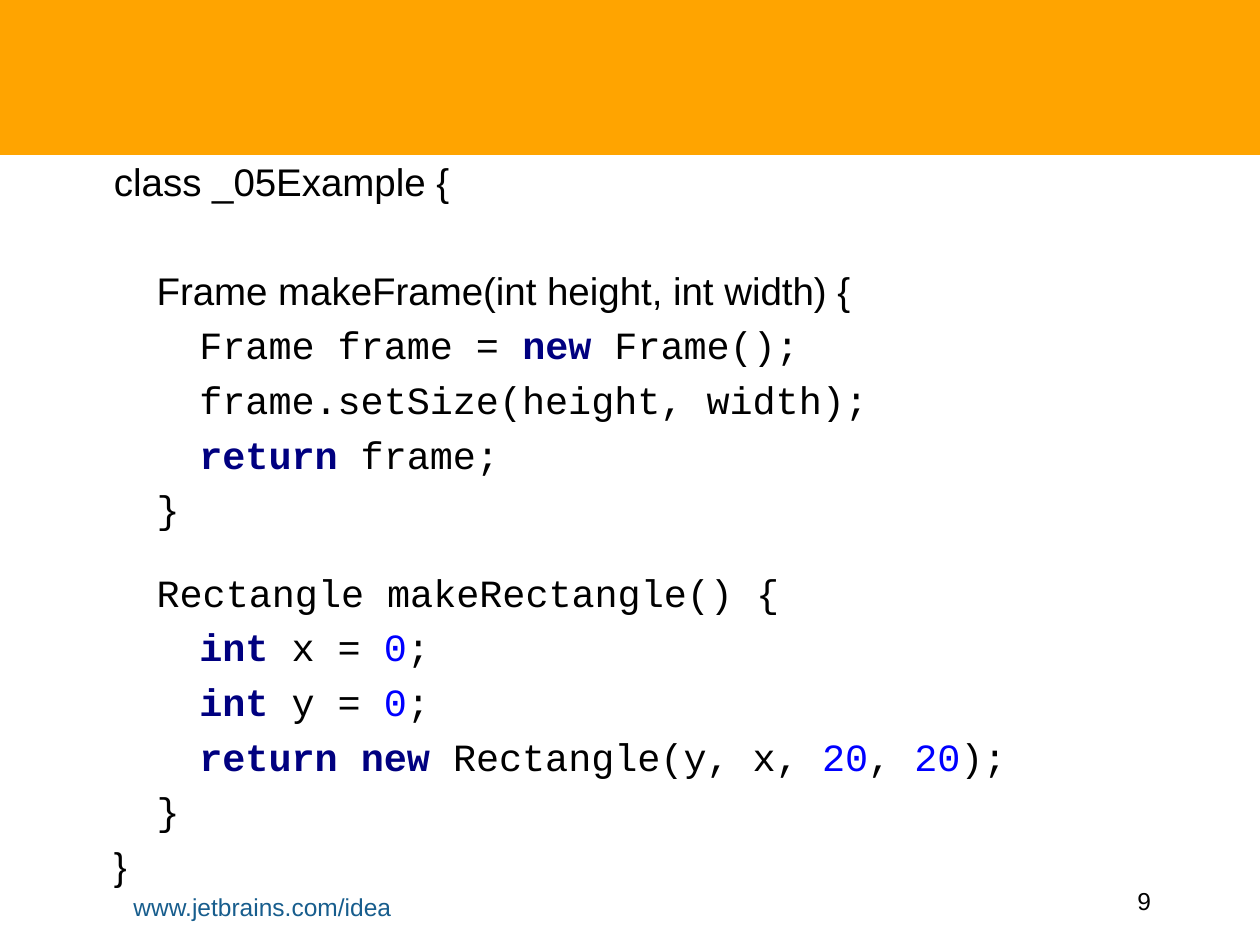
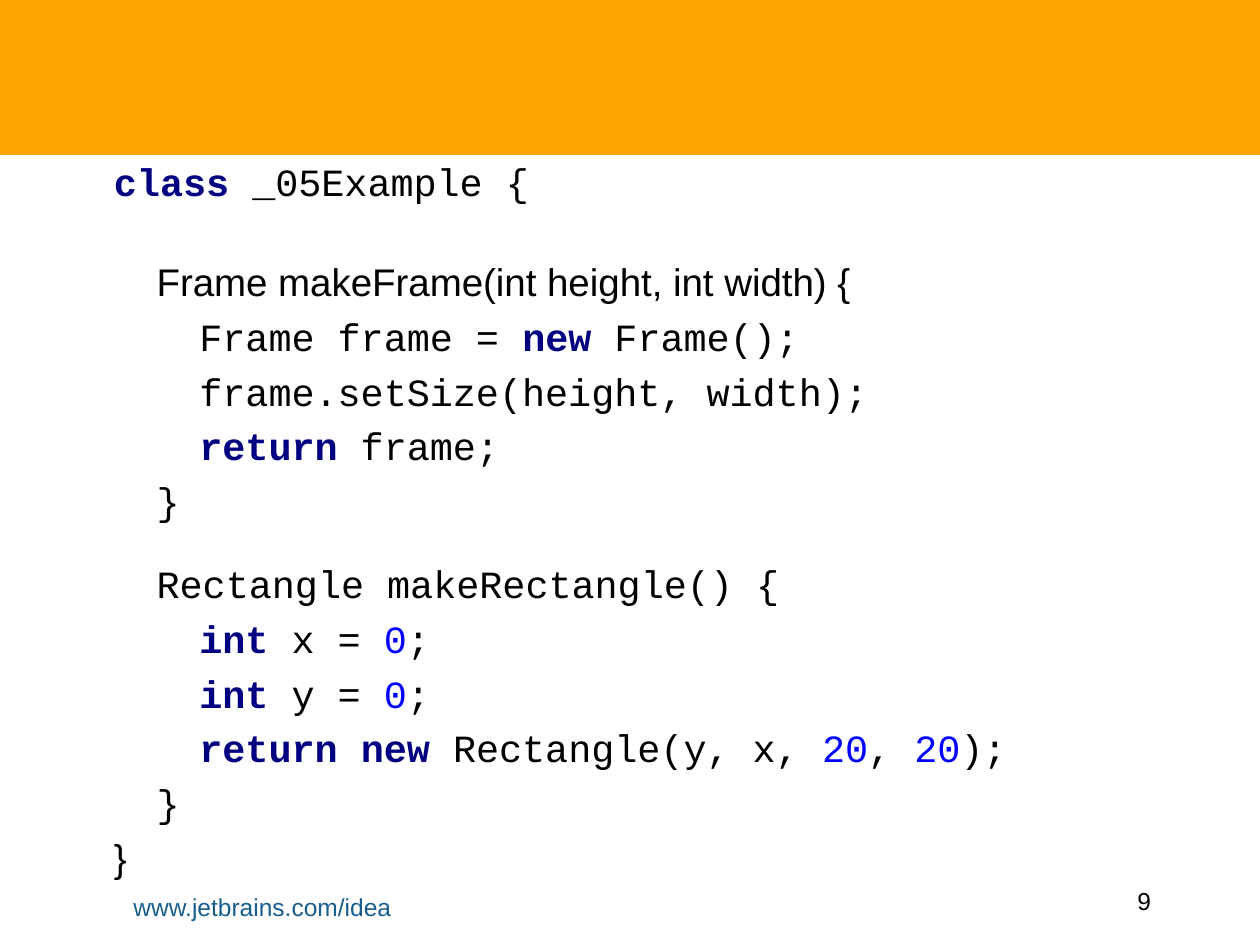
Before and after one commit to HamletDRC/presentations, a slide deck: slide 9 of staticanalysis/StaticAnalysisInIDEA.odp. Drawn at 1260x945 pixels with LibreOffice and Linux fonts; fonts in the diff are those of the drawing; background and template pictures are left out. Boxes give left, top, right and bottom in pixels: in the first picture for what was removed or moved away, otherwise in the second. Text is boxed around its words. In the diff, an @@ line names an element or a change of style, - is before the commit and + after.

```diff
--- a/staticanalysis/StaticAnalysisInIDEA.odp
+++ b/staticanalysis/StaticAnalysisInIDEA.odp
@@ subtitle at (114, 168, 483, 204): font Arial to Courier New in "class _05Example {"; text colour #000000 to #000080, bold on in "class" @@
```
Also in this commit, not shown: 1 other slide changed.
